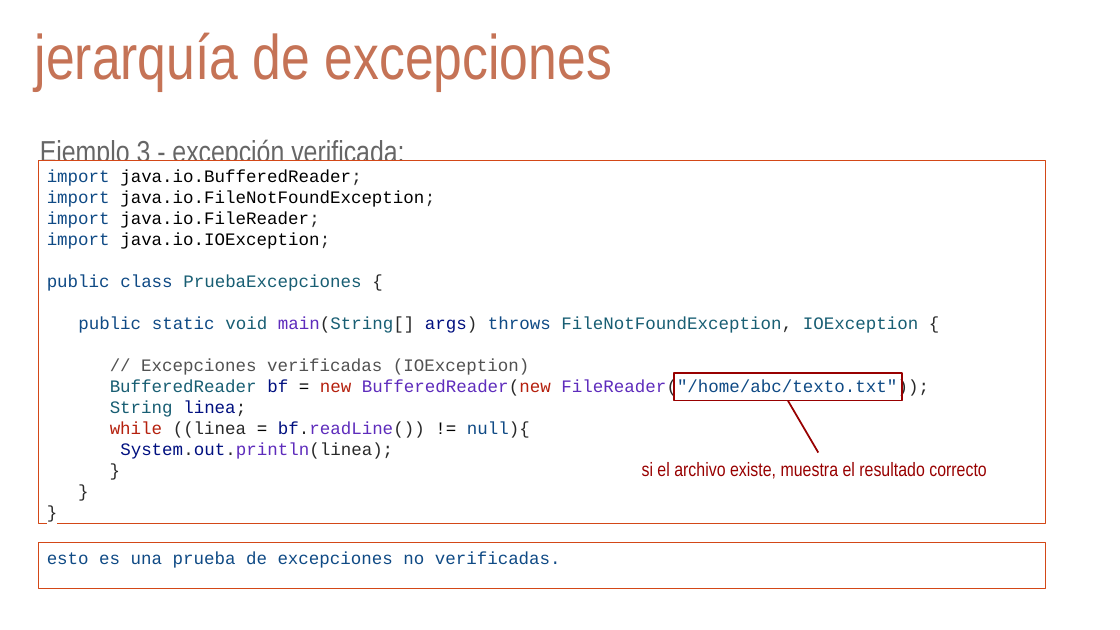
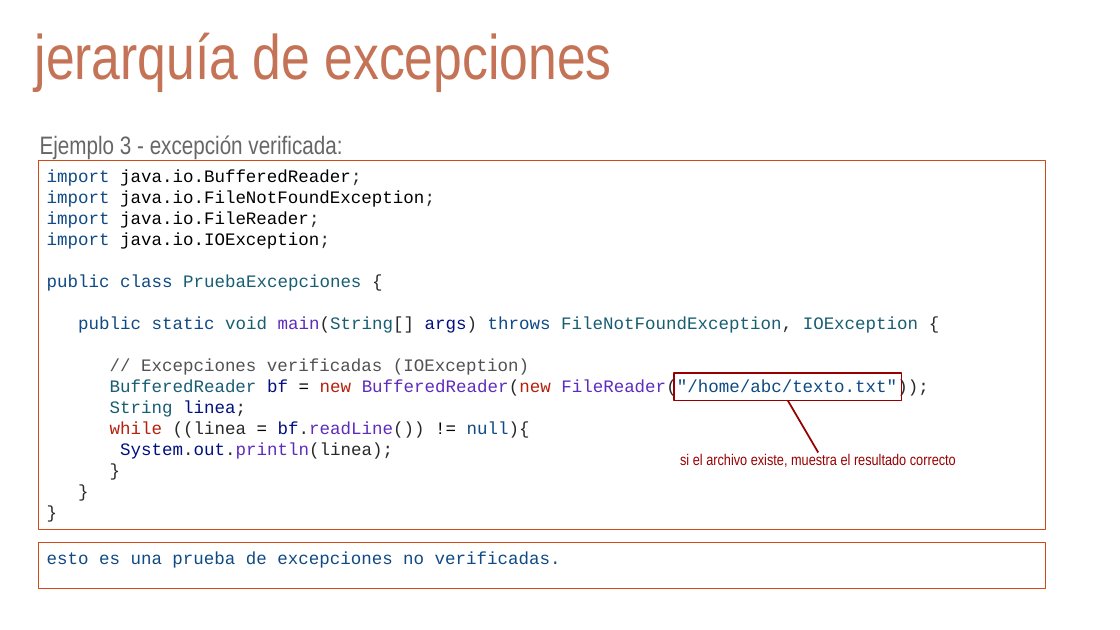
Before and after one commit to arturoblasco/PROG23, a slide deck: slide 10 of UD03/ud03_excepciones.pptx. Drawn at 1120x630 pixels with LibreOffice and Linux fonts; fonts in the diff are those of the drawing; background and template pictures are left out. Boxes give left, top, right and bottom in pixels: in the first picture for what was removed or moved away, otherwise in the second. Text is boxed around its words. In the diff, an @@ line names an element or a change of style, - is before the commit and + after.

```diff
--- a/UD03/ud03_excepciones.pptx
+++ b/UD03/ud03_excepciones.pptx
@@ text "Ejemplo 3 - excepción verificada:" at (x1=40, y1=135, x2=342, y2=159): size 26 to 21.6 pt @@
@@ text "import java.io.BufferedReader;" at (x1=39, y1=161, x2=1046, y2=529): outline #D34817 0.75 pt to #D34817 0.74 pt @@
@@ text "import java.io.BufferedReader;" resized from (x1=39, y1=161, x2=1046, y2=523) to (x1=39, y1=161, x2=1046, y2=529) @@
@@ text "si el archivo existe, muestra ..." moved from (x1=642, y1=462, x2=987, y2=479) to (x1=680, y1=452, x2=956, y2=467) @@
@@ text "si el archivo existe, muestra ..." at (x1=680, y1=452, x2=956, y2=467): size 16.6 to 13.3 pt; alignment justified to centre @@
@@ text "esto es una prueba de ..." at (x1=39, y1=543, x2=1046, y2=588): outline #D34817 0.75 pt to #D34817 0.74 pt @@
```
Also in this commit, not shown: 18 other slides changed, 2 other files.
